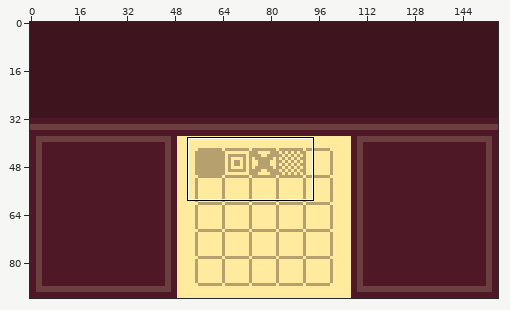
Two states of a pixel-art file, art_workspace/mockup/mockup2.aseprite. Above, an overview of the earlier version with the close-up marked.
Close-up. The starting point:
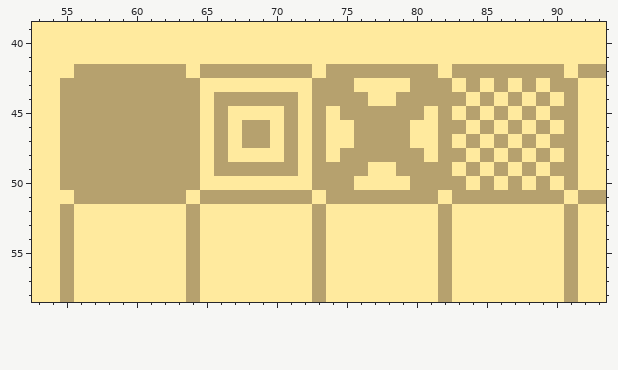
156x92 pixels, 1 frame. Shown: x 53..93, y 39..58. The commit also changed other parts of the picture, which this record leaves out.
Now the later version:
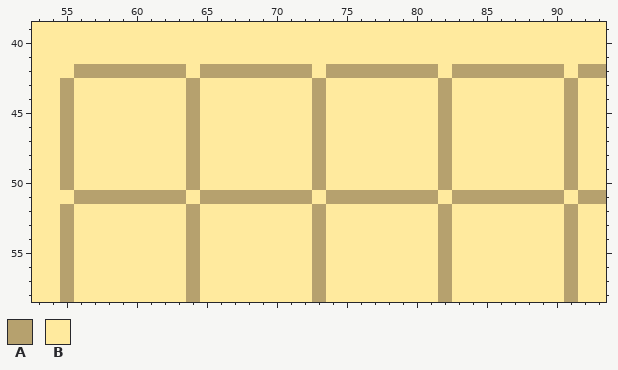
Palette (. is transparent): A #b6a16e  B #ffea9e
Diff:
layer "Overlay" now hidden
y 43: x 56..63 AAAAAAAA -> BBBBBBBB; x 74..75 AA -> BB; x 80..81 AA -> BB; x 84 A -> B; x 86 A -> B; x 88 A -> B; x 90 A -> B
y 44: x 56..63 AAAAAAAA -> BBBBBBBB; x 66..71 AAAAAA -> BBBBBB; x 74..76 AAA -> BBB; x 79..81 AAA -> BBB; x 83 A -> B; x 85 A -> B; x 87 A -> B; x 89 A -> B
y 45: x 56..63 AAAAAAAA -> BBBBBBBB; x 66 A -> B; x 71 A -> B; x 75..80 AAAAAA -> BBBBBB; x 84 A -> B; x 86 A -> B; x 88 A -> B; x 90 A -> B
y 46: x 56..63 AAAAAAAA -> BBBBBBBB; x 66 A -> B; x 68..69 AA -> BB; x 71 A -> B; x 76..79 AAAA -> BBBB; x 83 A -> B; x 85 A -> B; x 87 A -> B; x 89 A -> B
y 47: x 56..63 AAAAAAAA -> BBBBBBBB; x 66 A -> B; x 68..69 AA -> BB; x 71 A -> B; x 76..79 AAAA -> BBBB; x 84 A -> B; x 86 A -> B; x 88 A -> B; x 90 A -> B
y 48: x 56..63 AAAAAAAA -> BBBBBBBB; x 66 A -> B; x 71 A -> B; x 75..80 AAAAAA -> BBBBBB; x 83 A -> B; x 85 A -> B; x 87 A -> B; x 89 A -> B
y 49: x 56..63 AAAAAAAA -> BBBBBBBB; x 66..71 AAAAAA -> BBBBBB; x 74..76 AAA -> BBB; x 79..81 AAA -> BBB; x 84 A -> B; x 86 A -> B; x 88 A -> B; x 90 A -> B
y 50: x 56..63 AAAAAAAA -> BBBBBBBB; x 74..75 AA -> BB; x 80..81 AA -> BB; x 83 A -> B; x 85 A -> B; x 87 A -> B; x 89 A -> B
